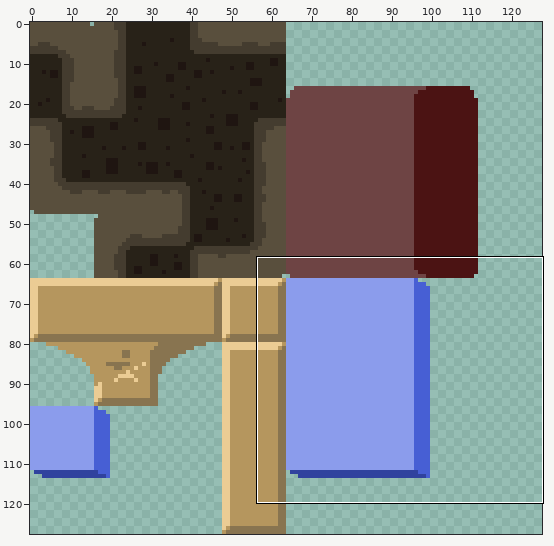
Sprite sheet, stored at assets/Tile/AdobeTile.png. The first picture is a wide view before the edit; the outline marks the close-up.
Close-up. The starting point:
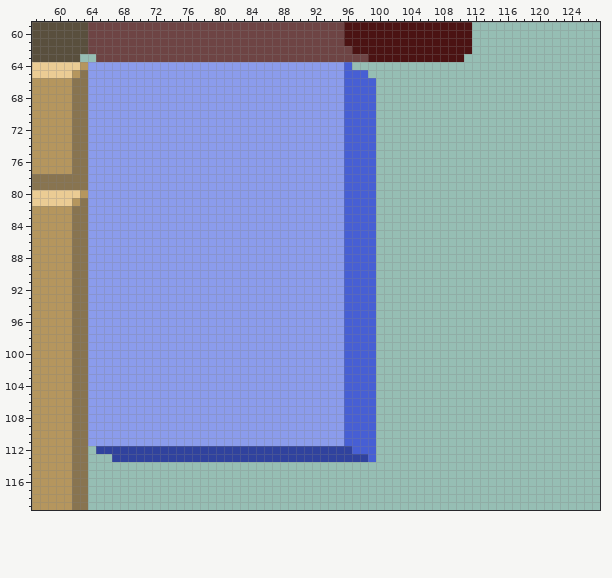
The file is 128x128 pixels. Pixels under 10% opacity are left out. Shown: x 57..127, y 59..119.
After the commit:
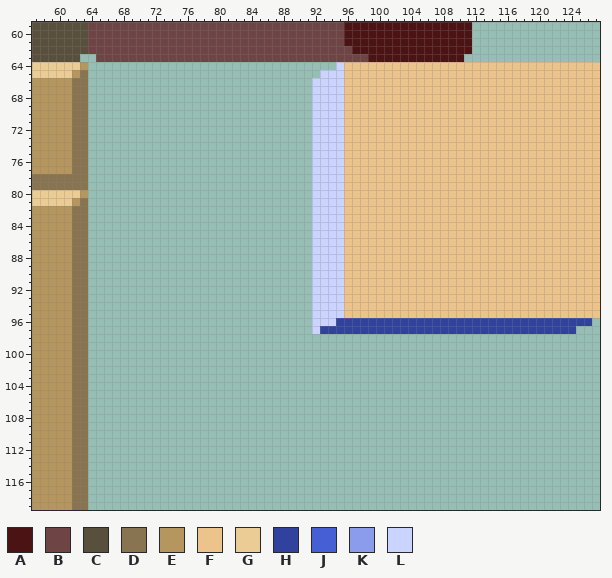
Palette (. is transparent): A #4b1313  B #6e4444  C #594f3d  D #887450  E #b5965e  F #ecc38b  G #ebcc94  H #30429e  J #475fd4  K #8b9cec  L #cbd4ff
The exact change:
y 64: x 64..127 KKKKKKKKKKKKKKKKKKKKKKKKKKKKKKKKJ............................... -> ...............................LFFFFFFFFFFFFFFFFFFFFFFFFFFFFFFFF
y 65: x 64..127 KKKKKKKKKKKKKKKKKKKKKKKKKKKKKKKKJJJ............................. -> .............................LLLFFFFFFFFFFFFFFFFFFFFFFFFFFFFFFFF
y 66..95: x 64..127 KKKKKKKKKKKKKKKKKKKKKKKKKKKKKKKKJJJJ............................ -> ............................LLLLFFFFFFFFFFFFFFFFFFFFFFFFFFFFFFFF
y 96: x 64..126 KKKKKKKKKKKKKKKKKKKKKKKKKKKKKKKKJJJJ........................... -> ............................LLLHHHHHHHHHHHHHHHHHHHHHHHHHHHHHHHH
y 97: x 64..124 KKKKKKKKKKKKKKKKKKKKKKKKKKKKKKKKJJJJ......................... -> ............................LHHHHHHHHHHHHHHHHHHHHHHHHHHHHHHHH
y 98..111: x 64..99 KKKKKKKKKKKKKKKKKKKKKKKKKKKKKKKKJJJJ -> ....................................
y 112: x 65..99 HHHHHHHHHHHHHHHHHHHHHHHHHHHHHHHHJJJ -> ...................................
y 113: x 67..99 HHHHHHHHHHHHHHHHHHHHHHHHHHHHHHHHJ -> .................................
Where, in picture pixels (left, top, right, bottom), the same in both close-ups:
changed: (88, 62, 600, 462)
